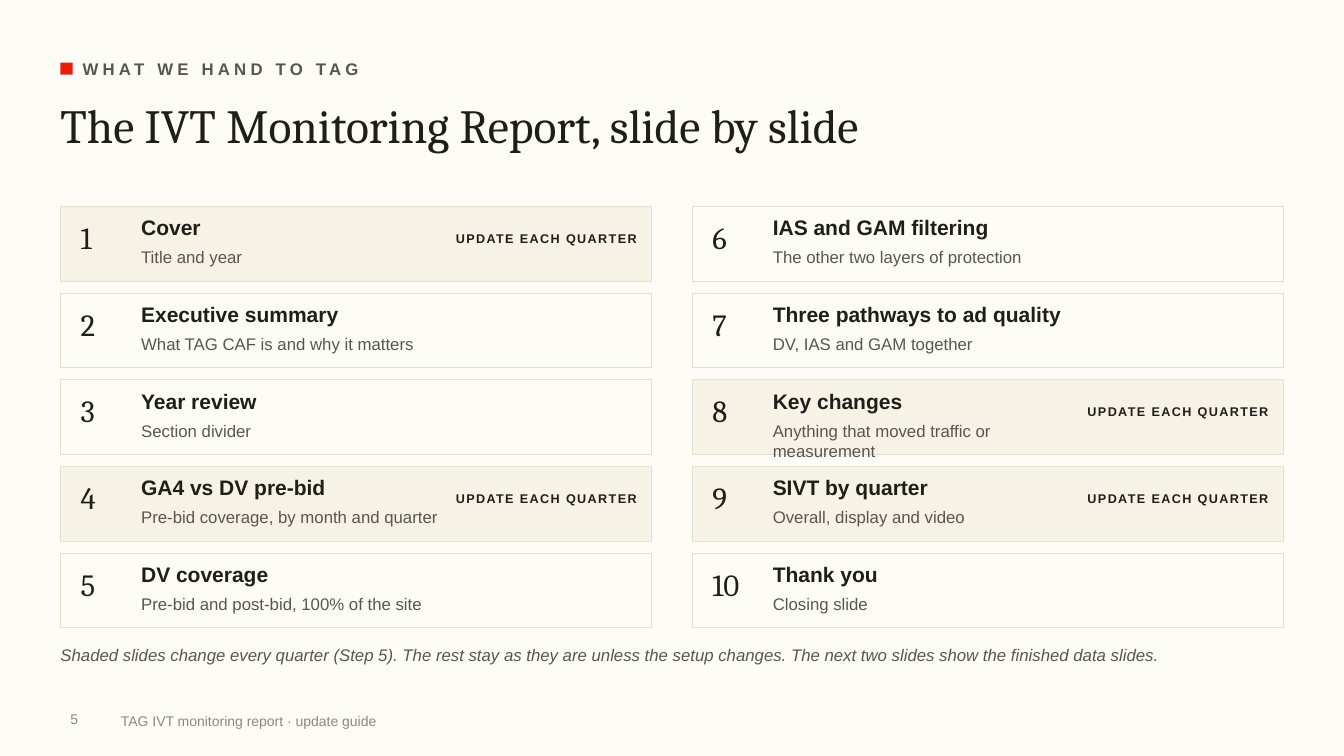
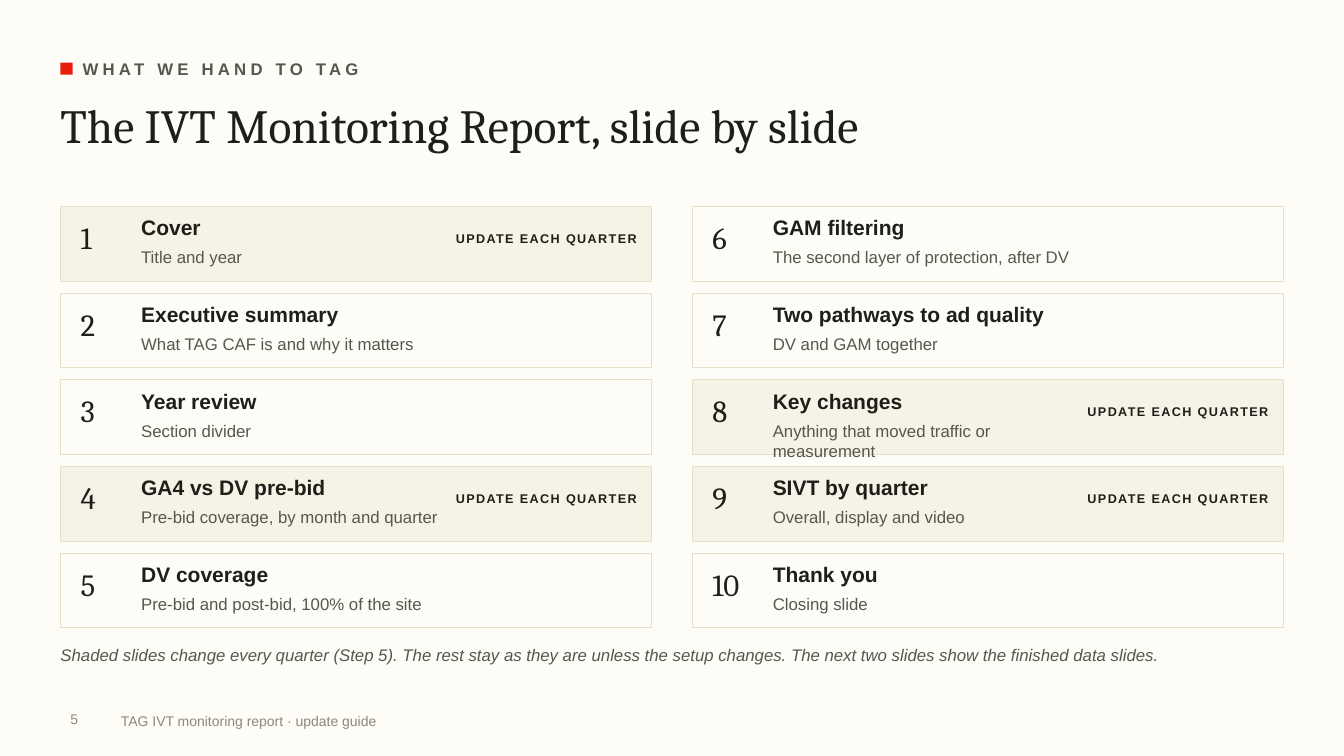
Before and after one commit to rogerhirano-nw/yield-dashboard, a slide deck: slide 5 of docs/TAG_IVT_Report_Update_Guide.pptx. Drawn at 1344x756 pixels with LibreOffice and Linux fonts; fonts in the diff are those of the drawing; background and template pictures are left out. Boxes give left, top, right and bottom in pixels: in the first picture for what was removed or moved away, otherwise in the second. Text is boxed around its words. In the diff, an @@ line names an element or a change of style, - is before the commit and + after.

```diff
--- a/docs/TAG_IVT_Report_Update_Guide.pptx
+++ b/docs/TAG_IVT_Report_Update_Guide.pptx
@@ text at box(773, 219, 905, 240): text changed @@
-IAS and GAM filtering
+GAM filtering
@@ text at box(773, 251, 1069, 267): text changed @@
-The other two layers of protection
+The second layer of protection, after DV
@@ text at box(773, 306, 1044, 326): text changed @@
-Three pathways to ad quality
+Two pathways to ad quality
@@ text at box(773, 338, 938, 354): text changed @@
-DV, IAS and GAM together
+DV and GAM together
```
Also in this commit, not shown: 1 other slide changed, 2 other files.
